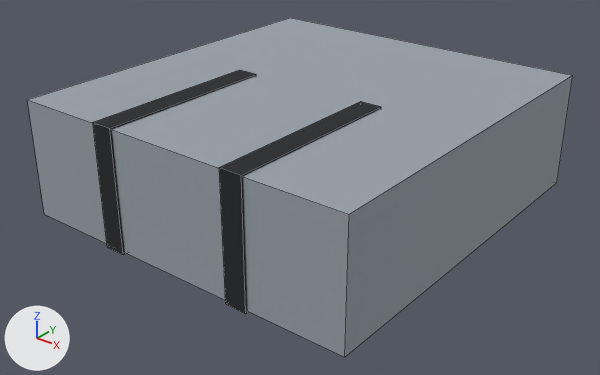
The FBX model assets/3d/export/pc_epi_hand.fbx: old version first, new version second.
The view is the same before and after, from a 50 mm lens placed at (1.258, -1.618, 0.864), pointed at (0.01, -0.058, -0.103). Every picture has the same lights, and +X, +Y and +Z are marked at lower left. The first picture is the older version. Mesh edges are drawn as thin lines.

Objects in the first picture: 'pc_epi_hand'.
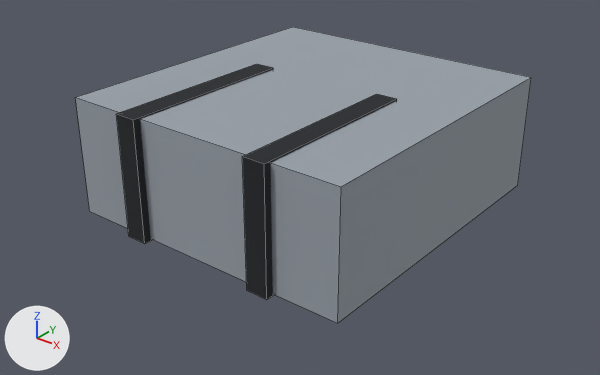
Where the change shows, as pixel boxes [x1, y1, x2, y2] in the pictures (600 x 375 px; the box of a moved part takes in the faces that stretch with it):
'pc_epi_hand', reshaped (16% narrower, 13% shorter)
    before: [27, 18, 573, 357]
    after: [75, 27, 531, 323]
part 1 of me_pc_epi_hand, moved or reshaped
    before: [27, 18, 573, 357]
    after: [75, 27, 531, 323]
part 2 of me_pc_epi_hand, moved or reshaped
    before: [93, 70, 256, 255]
    after: [116, 64, 273, 243]
part 3 of me_pc_epi_hand, moved or reshaped
    before: [219, 101, 381, 314]
    after: [242, 94, 397, 299]

The edits, one by one:
me_pc_epi_hand is used by ob_pc_epi_hand; location (0.0, 0.0, 0.0).
me_pc_epi_hand had 24 vertices, 18 faces and spanned x -0.49..0.49, y -0.52..0.515, z -0.165..0.165.
me_pc_epi_hand now has 24 vertices, 18 faces and spans x -0.41..0.41, y -0.45..0.43, z -0.165..0.165.
me_pc_epi_hand part 1: the loose piece of 8 vertices spanning x -0.49..0.49, y -0.515..0.515, z -0.16..0.16 is scaled about its middle by (0.837, 0.835, 1).
me_pc_epi_hand part 2: the loose piece of 8 vertices spanning x -0.23..-0.17, y -0.52..-0.02, z -0.165..0.165 is moved by (0.0, 0.07, 0.0).
me_pc_epi_hand part 3: the loose piece of 8 vertices spanning x 0.17..0.23, y -0.52..-0.02, z -0.165..0.165 is moved by (0.0, 0.07, 0.0).
